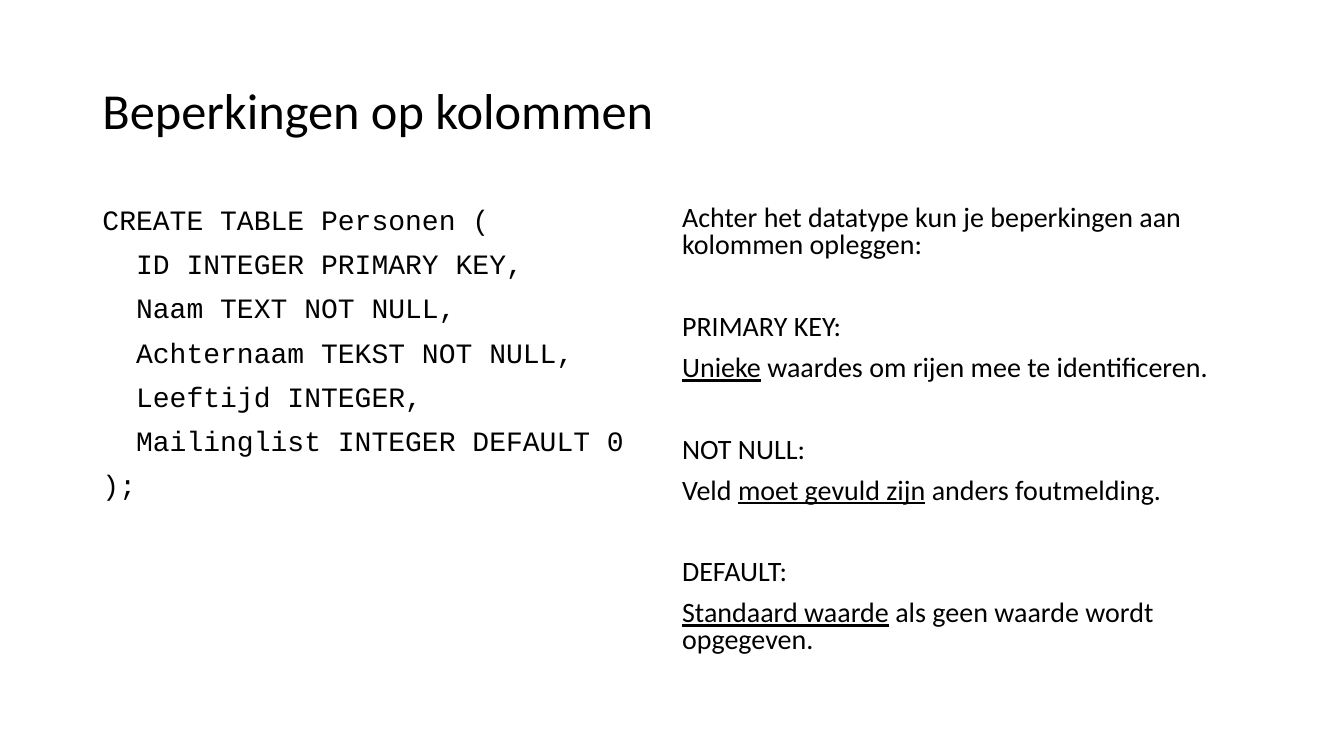
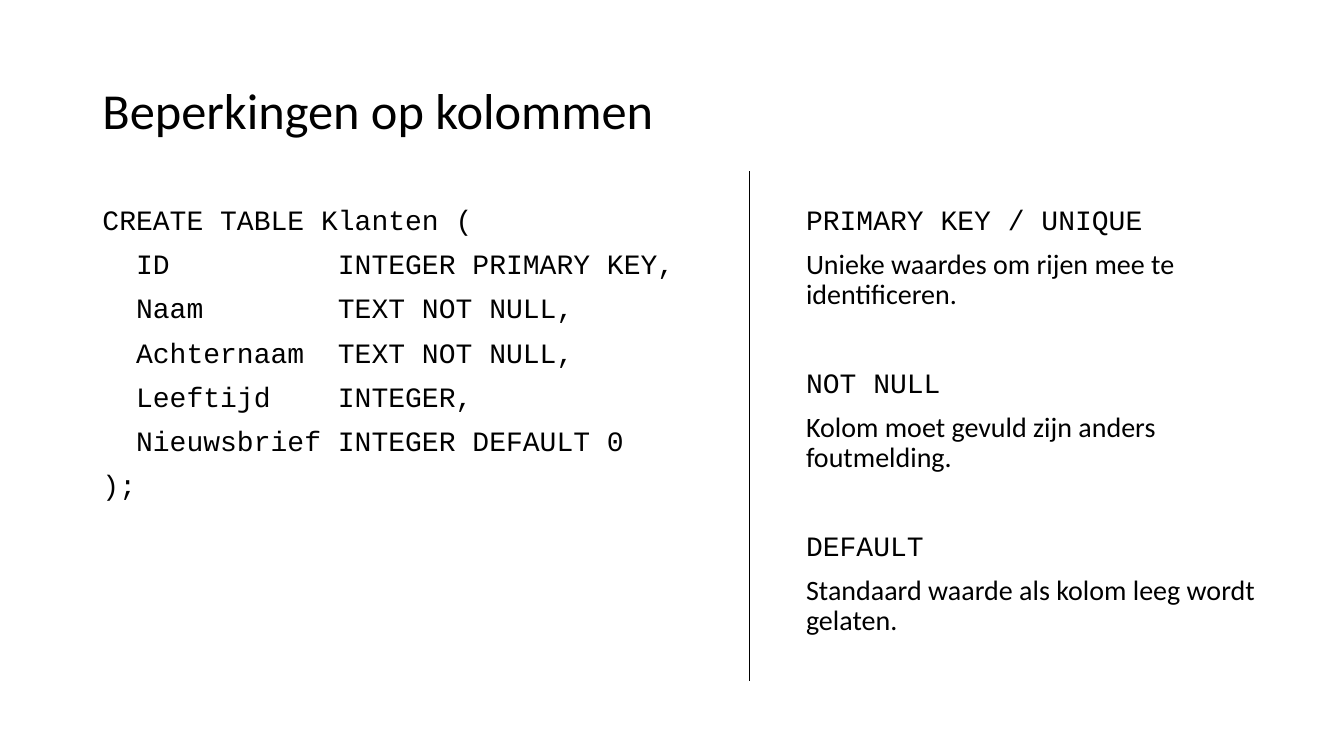
Before and after one commit to LFKoning/knowledge-sharing, a slide deck: slide 65 of sql/sql_introductie.pptx (slide 57 before the commit). Drawn at 1344x756 pixels with LibreOffice and Linux fonts; fonts in the diff are those of the drawing. Boxes give left, top, right and bottom in pixels: in the first picture for what was removed or moved away, otherwise in the second. Text is boxed around its words. In the diff, an @@ line names an element or a change of style, - is before the commit and + after.

```diff
--- a/sql/sql_introductie.pptx
+++ b/sql/sql_introductie.pptx
@@ line added from (749, 171) to (749, 682), #000000 0.5 pt @@
@@ text "PRIMARY KEY / UNIQUE": place and size @@
-text "PRIMARY KEY / UNIQUE" at box(682, 207, 1208, 654)
+text "PRIMARY KEY / UNIQUE" at box(806, 211, 1255, 635)
@@ text at box(102, 210, 439, 231): text changed @@
-CREATE TABLE Personen (
+CREATE TABLE Klanten (
@@ text at box(806, 211, 1142, 236): text changed; font Calibri to Courier New @@
-Achter het datatype kun je beperkingen aan kolommen opleggen:
-PRIMARY KEY:
+PRIMARY KEY / UNIQUE
@@ text at box(806, 254, 1174, 305): underline off in "Unieke"; line spacing 0.8 to 0.9 @@
@@ text at box(136, 343, 573, 368): text changed @@
-Achternaam TEKST NOT NULL,
+Achternaam TEXT NOT NULL,
@@ text at box(806, 374, 1255, 635): text changed @@
-NOT NULL:
-Veld moet gevuld zijn anders foutmelding.
-DEFAULT:
-Standaard waarde als geen waarde wordt opgegeven.
+NOT NULL
+Kolom moet gevuld zijn anders foutmelding.
+DEFAULT
+Standaard waarde als kolom leeg wordt gelaten.
@@ text at box(136, 431, 624, 452): text changed @@
-Mailinglist INTEGER DEFAULT 0
+Nieuwsbrief INTEGER DEFAULT 0
```
Also in this commit, not shown: 48 other slides changed, 8 slides added, 2 slides removed.
